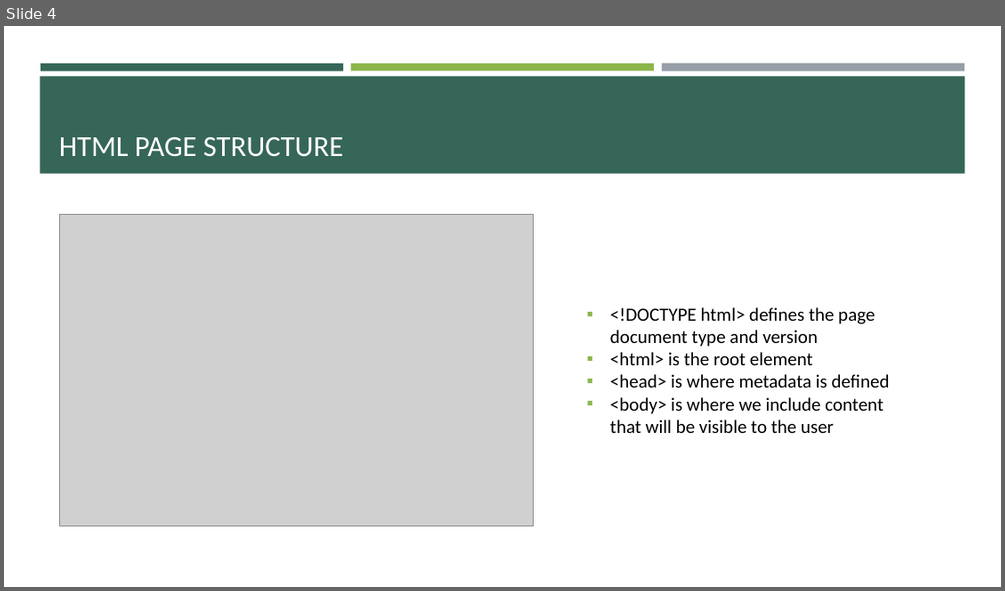
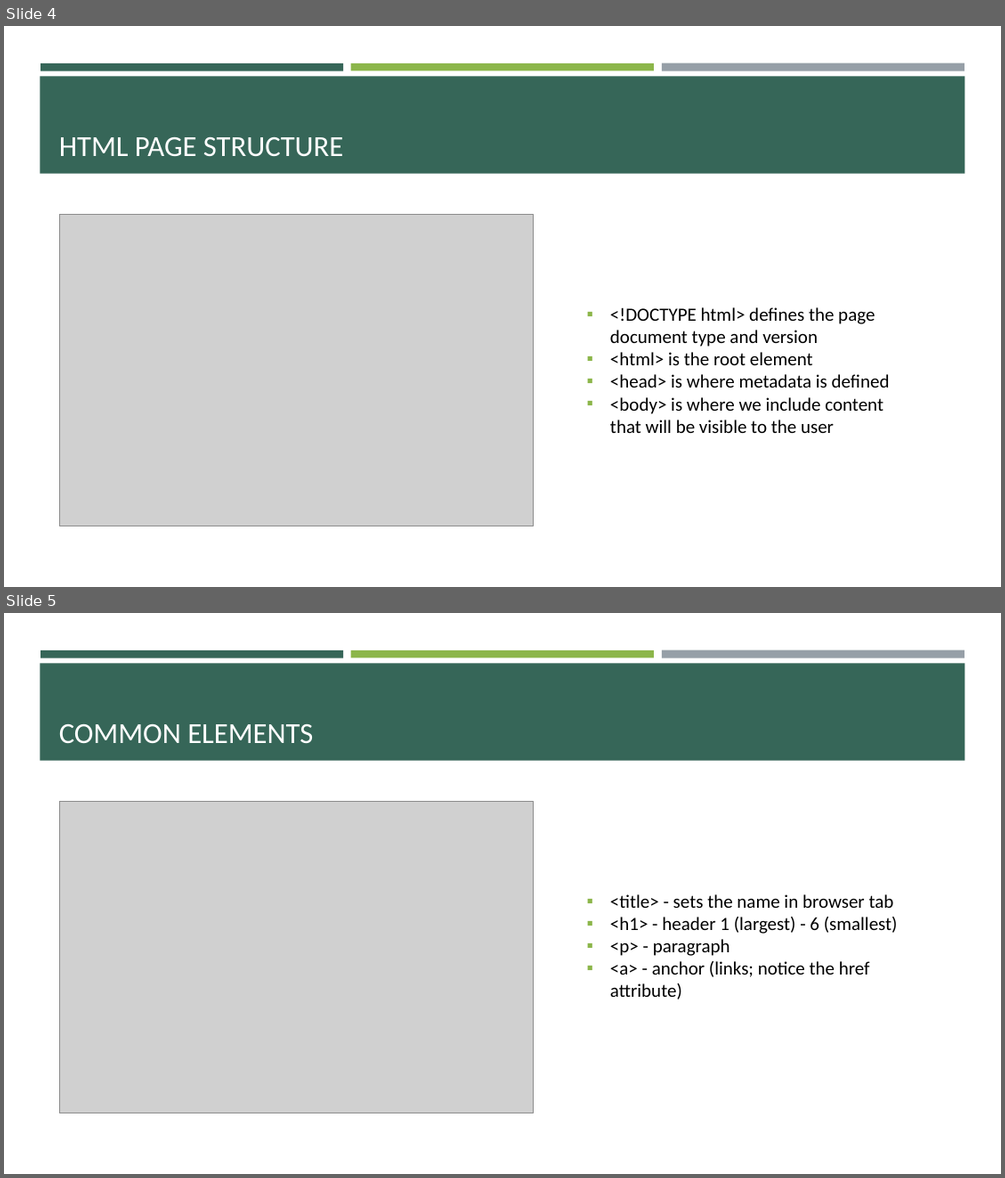
Before and after one commit to e-m-wilson/SNOW, a slide deck: Week_1/003-HTML_&_CSS/HTML-CSS.pptx. Shown one above the other, each under a label of ours: slide 4 before the commit, slides 4 and 5 after it. The pictures are 1005x591 and 1005x1178 pixels, drawn with LibreOffice and Linux fonts; fonts in the diff are those of the drawing; grey boxes stand for pictures. Boxes give left, top, right and bottom in pixels: in the first picture for what was removed or moved away, otherwise in the second. Text is boxed around its words. In the diff, an @@ line names an element or a change of style, - is before the commit and + after.

```diff
--- a/Week_1/003-HTML_&_CSS/HTML-CSS.pptx
+++ b/Week_1/003-HTML_&_CSS/HTML-CSS.pptx
@@ slide 5 added at (4,613,1001,1174), background #FFFFFF; not listed: 4 template elements that a slide beside it also shows @@
@@ title added at (59,724,313,743), 28 pt, text #FFFFFF @@
+COMMON ELEMENTS
@@ picture added at (59,802,534,1113) @@
@@ text added at (610,894,898,999), 18 pt, text #000000 @@
+▪ <title> - sets the name in browser tab
+▪ <h1> - header 1 (largest) - 6 (smallest)
+▪ <p> - paragraph
+▪ <a> - anchor (links; notice the href attribute)
```
Also in this commit, not shown: 2 slides changed, 16 other slides added, 2 other files.
